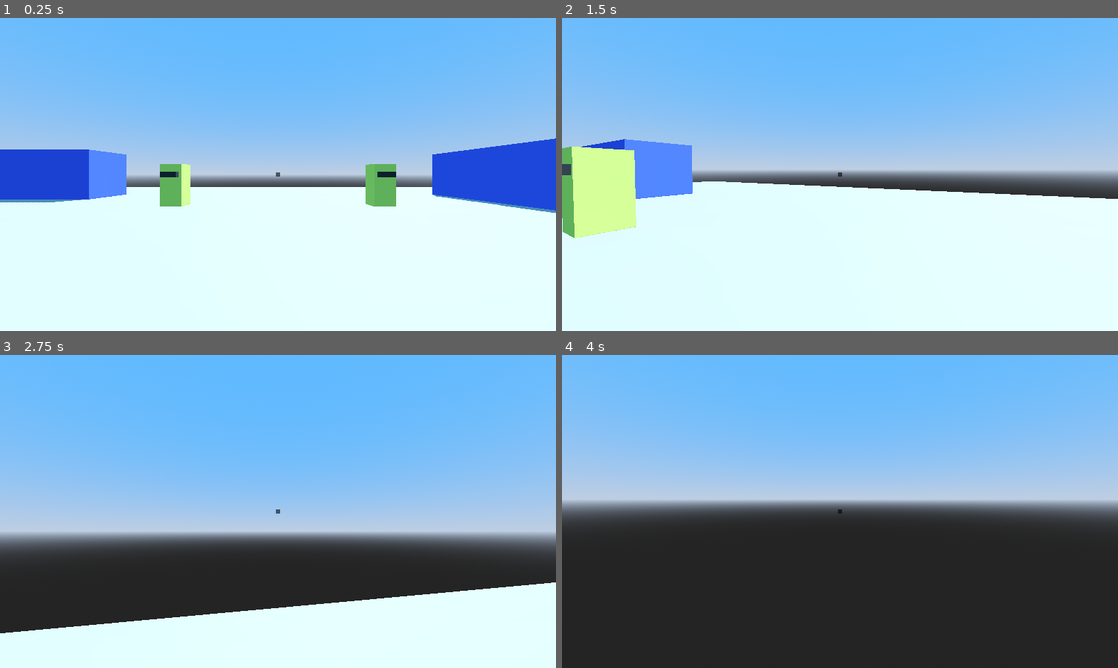
Above: before the commit, frames 1-4 (two rows, left to right).
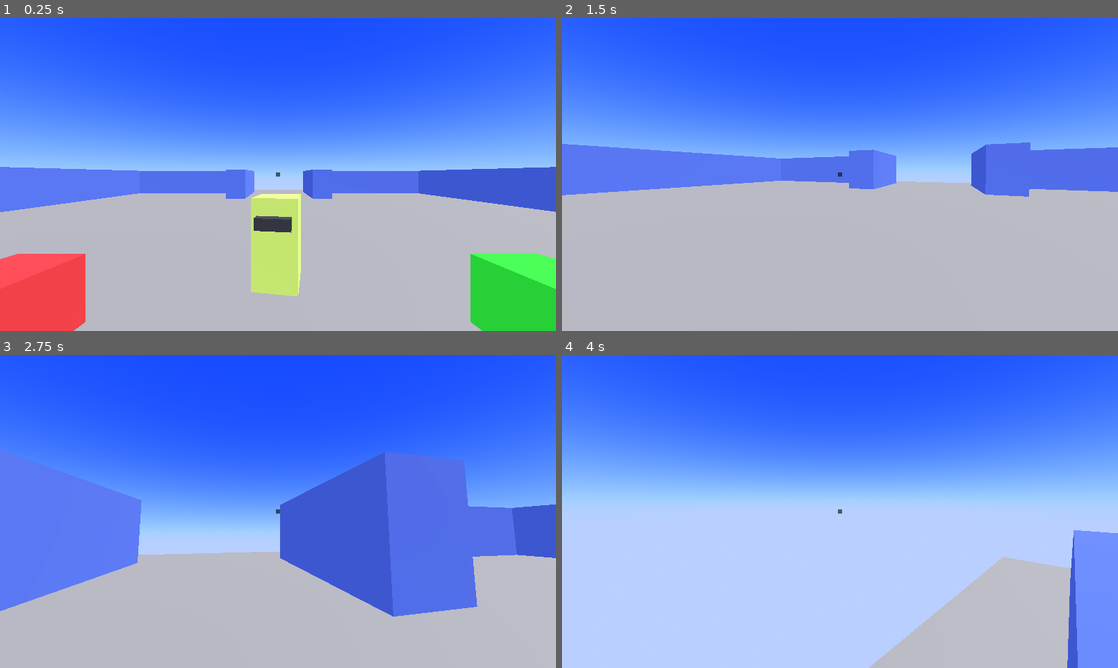
Above: after the commit, the same moments.

Repository: Skyvastern/the-aspiring-deva
Game: Godot game, scene res://main/main.tscn
The game is run twice, just before and just after one commit, with the same random seed, the same clock (stepped at 60 frames per second) and the same inputs.
Inputs (mouse positions are in pixels of both pictures, inside the frame that each line leads up to):
- Up to frame 1 (0.25 s): no input
- Up to frame 2 (1.5 s): tap Enter at 0.5 s; move the mouse to (867, 174) at 0.52 s; hold W (forward) from 0.53 s (still down); tap E (interact) at 0.6 s; tap Space (jump) at 0.77 s; move the mouse to (812, 174) at 1.27 s; tap Q (interact_detailed) at 1.35 s
- Up to frame 3 (2.75 s): keep holding W (forward); tap Space (jump) at 1.52 s; move the mouse to (289, 505) at 2.02 s; tap E (interact) at 2.1 s
- Up to frame 4 (4 s): keep holding W (forward); move the mouse to (834, 517) at 2.77 s; tap Q (interact_detailed) at 2.85 s; tap Space (jump) at 3.02, 3.77 s; move the mouse to (878, 514) at 3.52 s; tap E (interact) at 3.6 s

The runs differ from the first frame. In frame 1, 99% of the frame differs, in the area x 0-100%, y 0-100%; in frame 2, 99%; in frame 3, 100%; in frame 4, 100%.

Commit message:
Update the world scene

Diff:
--- /dev/null
+++ b/frontend/main/world/main_env.tres
@@ -0,0 +1,20 @@
+[gd_resource type="Environment" load_steps=3 format=3 uid="uid://befll418cexng"]
+
+[sub_resource type="ProceduralSkyMaterial" id="ProceduralSkyMaterial_q5txf"]
+sky_top_color = Color(0.0980392, 0.235294, 1, 1)
+sky_horizon_color = Color(0.490196, 0.686275, 1, 1)
+ground_bottom_color = Color(0.588235, 0.686275, 1, 1)
+ground_horizon_color = Color(0.490196, 0.686275, 1, 1)
+sun_angle_max = 0.0
+
+[sub_resource type="Sky" id="Sky_6bnqf"]
+sky_material = SubResource("ProceduralSkyMaterial_q5txf")
+
+[resource]
+background_mode = 2
+sky = SubResource("Sky_6bnqf")
+ambient_light_source = 2
+ambient_light_color = Color(0.686275, 0.686275, 0.686275, 1)
+tonemap_mode = 2
+glow_enabled = true
+fog_light_color = Color(0.588235, 0.686275, 1, 1)
--- /dev/null
+++ b/frontend/main/world/switches/heaven_switch.tscn
@@ -0,0 +1,16 @@
+[gd_scene load_steps=2 format=3 uid="uid://ftcs7g4rxosn"]
+
+[sub_resource type="StandardMaterial3D" id="StandardMaterial3D_4dp5y"]
+albedo_color = Color(0.196078, 1, 0.196078, 1)
+
+[node name="HeavenSwitch" type="CSGCombiner3D"]
+
+[node name="Base" type="CSGBox3D" parent="."]
+transform = Transform3D(1, 0, 0, 0, 1, 0, 0, 0, 1, 0, 0.5, 0)
+size = Vector3(0.2, 1, 0.2)
+material = SubResource("StandardMaterial3D_4dp5y")
+
+[node name="Top" type="CSGBox3D" parent="."]
+transform = Transform3D(1, 0, 0, 0, 1, 0, 0, 0, 1, 0, 1, 0)
+size = Vector3(0.3, 0.3, 0.3)
+material = SubResource("StandardMaterial3D_4dp5y")
--- /dev/null
+++ b/frontend/main/world/switches/hell_switch.tscn
@@ -0,0 +1,16 @@
+[gd_scene load_steps=2 format=3 uid="uid://d0trwpdds8xu1"]
+
+[sub_resource type="StandardMaterial3D" id="StandardMaterial3D_n21w0"]
+albedo_color = Color(1, 0.196078, 0.196078, 1)
+
+[node name="HellSwitch" type="CSGCombiner3D"]
+
+[node name="Base" type="CSGBox3D" parent="."]
+transform = Transform3D(1, 0, 0, 0, 1, 0, 0, 0, 1, 0, 0.5, 0)
+size = Vector3(0.2, 1, 0.2)
+material = SubResource("StandardMaterial3D_n21w0")
+
+[node name="Top" type="CSGBox3D" parent="."]
+transform = Transform3D(1, 0, 0, 0, 1, 0, 0, 0, 1, 0, 1, 0)
+size = Vector3(0.3, 0.3, 0.3)
+material = SubResource("StandardMaterial3D_n21w0")
--- a/frontend/main/world/world.tscn
+++ b/frontend/main/world/world.tscn
@@ -1,34 +1,28 @@
-[gd_scene load_steps=7 format=3 uid="uid://bjnd35v4sh1vl"]
+[gd_scene load_steps=8 format=3 uid="uid://bjnd35v4sh1vl"]
 
 [ext_resource type="PackedScene" uid="uid://c1bb8sp4rf0m5" path="res://main/player/player.tscn" id="1_5vv7m"]
+[ext_resource type="Environment" uid="uid://befll418cexng" path="res://main/world/main_env.tres" id="1_xp4fg"]
+[ext_resource type="PackedScene" uid="uid://ftcs7g4rxosn" path="res://main/world/switches/heaven_switch.tscn" id="2_4x6a0"]
 [ext_resource type="PackedScene" uid="uid://dl6ccnf5ec1qq" path="res://main/npc/npc.tscn" id="2_sa35n"]
-
-[sub_resource type="ProceduralSkyMaterial" id="ProceduralSkyMaterial_2e745"]
-sky_top_color = Color(0.294118, 0.588235, 1, 1)
-sky_horizon_color = Color(0.607843, 0.681373, 0.784314, 1)
-ground_bottom_color = Color(0.137255, 0.137255, 0.137255, 1)
-ground_horizon_color = Color(0.607843, 0.681373, 0.784314, 1)
-
-[sub_resource type="Sky" id="Sky_hi364"]
-sky_material = SubResource("ProceduralSkyMaterial_2e745")
-
-[sub_resource type="Environment" id="Environment_755mj"]
-background_mode = 2
-sky = SubResource("Sky_hi364")
-tonemap_mode = 2
-glow_enabled = true
+[ext_resource type="PackedScene" uid="uid://d0trwpdds8xu1" path="res://main/world/switches/hell_switch.tscn" id="3_df7k4"]
 
 [sub_resource type="StandardMaterial3D" id="StandardMaterial3D_brawa"]
+albedo_color = Color(0.294118, 0.392157, 1, 1)
+
+[sub_resource type="StandardMaterial3D" id="StandardMaterial3D_wtiv6"]
 albedo_color = Color(0.294118, 0.392157, 1, 1)
 
 [node name="World" type="Node3D"]
 
 [node name="DirectionalLight3D" type="DirectionalLight3D" parent="."]
-transform = Transform3D(-0.866023, -0.433016, 0.250001, 0, 0.499998, 0.866027, -0.500003, 0.749999, -0.43301, 0, 0, 0)
-shadow_enabled = true
+transform = Transform3D(0.5, -0.75, 0.433013, 0, 0.5, 0.866025, -0.866025, -0.433013, 0.25, 0, 0, 0)
+light_energy = 0.75
 
 [node name="WorldEnvironment" type="WorldEnvironment" parent="."]
-environment = SubResource("Environment_755mj")
+environment = ExtResource("1_xp4fg")
+
+[node name="Player" parent="." instance=ExtResource("1_5vv7m")]
+transform = Transform3D(1, 0, 0, 0, 1, 0, 0, 0, 1, 0, 1.5, 8.75)
 
 [node name="Terrain" type="CSGCombiner3D" parent="."]
 use_collision = true
@@ -36,47 +30,58 @@
 [node name="Ground" type="CSGBox3D" parent="Terrain"]
 size = Vector3(48, 1, 48)
 
-[node name="Obstacle" type="CSGBox3D" parent="Terrain"]
-transform = Transform3D(1, 0, 0, 0, 1, 0, 0, 0, 1, -7.9, 2, 14.2)
-size = Vector3(7, 3, 3)
+[node name="Wall" type="CSGBox3D" parent="Terrain"]
+transform = Transform3D(1, 0, 0, 0, 1, 0, 0, 0, 1, -11.9, 2, -19.3)
+size = Vector3(17, 3, 2)
 material = SubResource("StandardMaterial3D_brawa")
 
-[node name="Obstacle2" type="CSGBox3D" parent="Terrain"]
-transform = Transform3D(1, 0, 0, 0, 1, 0, 0, 0, 1, -14.9, 2, 0.2)
-size = Vector3(7, 3, 3)
+[node name="Wall2" type="CSGBox3D" parent="Terrain"]
+transform = Transform3D(1, 0, 0, 0, 1, 0, 0, 0, 1, 12.1, 2, -19.3)
+size = Vector3(17, 3, 2)
 material = SubResource("StandardMaterial3D_brawa")
 
-[node name="Obstacle3" type="CSGBox3D" parent="Terrain"]
-transform = Transform3D(1, 0, 0, 0, 1, 0, 0, 0, 1, 11.1, 2, 14.2)
-size = Vector3(7, 3, 3)
+[node name="Wall3" type="CSGBox3D" parent="Terrain"]
+transform = Transform3D(1, 0, 0, 0, 1, 0, 0, 0, 1, 0.1, 2, 18.7)
+size = Vector3(41, 3, 2)
 material = SubResource("StandardMaterial3D_brawa")
 
-[node name="Obstacle4" type="CSGBox3D" parent="Terrain"]
-transform = Transform3D(1, 0, 0, 0, 1, 0, 0, 0, 1, -14.9, 2, -13.8)
-size = Vector3(7, 3, 3)
+[node name="Wall4" type="CSGBox3D" parent="Terrain"]
+transform = Transform3D(1, 0, 0, 0, 1, 0, 0, 0, 1, -19.4, 2, -0.299999)
+size = Vector3(2, 3, 36)
 material = SubResource("StandardMaterial3D_brawa")
 
-[node name="Obstacle5" type="CSGBox3D" parent="Terrain"]
-transform = Transform3D(-4.37114e-08, 0, 1, 0, 1, 0, -1, 0, -4.37114e-08, 13.1, 2, -11.8)
-size = Vector3(7, 3, 3)
+[node name="Wall5" type="CSGBox3D" parent="Terrain"]
+transform = Transform3D(1, 0, 0, 0, 1, 0, 0, 0, 1, 19.6, 2, -0.299999)
+size = Vector3(2, 3, 36)
 material = SubResource("StandardMaterial3D_brawa")
 
-[node name="Player" parent="." instance=ExtResource("1_5vv7m")]
-transform = Transform3D(1, 0, 0, 0, 1, 0, 0, 0, 1, 0, 0.5, 0)
+[node name="Wall6" type="CSGBox3D" parent="Terrain"]
+transform = Transform3D(1, 0, 0, 0, 1, 0, 0, 0, 1, 4.6, 2, -15.3)
+size = Vector3(2, 3, 6)
+material = SubResource("StandardMaterial3D_brawa")
+
+[node name="Wall7" type="CSGBox3D" parent="Terrain"]
+transform = Transform3D(1, 0, 0, 0, 1, 0, 0, 0, 1, -4.4, 2, -15.3)
+size = Vector3(2, 3, 6)
+material = SubResource("StandardMaterial3D_brawa")
+
+[node name="Platform" type="CSGBox3D" parent="Terrain"]
+transform = Transform3D(1, 0, 0, 0, 1, 0, 0, 0, 1, 0, 1, 10)
+size = Vector3(11, 1, 5)
+material = SubResource("StandardMaterial3D_wtiv6")
+
+[node name="HeavenSwitch" parent="Terrain" instance=ExtResource("2_4x6a0")]
+transform = Transform3D(1, 0, 0, 0, 1, 0, 0, 0, 1, 1, 1.5, 8)
+
+[node name="HellSwitch" parent="Terrain" instance=ExtResource("3_df7k4")]
+transform = Transform3D(1, 0, 0, 0, 1, 0, 0, 0, 1, -1, 1.5, 8)
 
 [node name="NPCs" type="Node3D" parent="."]
 
 [node name="NPC 1" parent="NPCs" instance=ExtResource("2_sa35n")]
-transform = Transform3D(-1, 0, -8.74228e-08, 0, 1, 0, 8.74228e-08, 0, -1, -5, 0.5, -10)
+transform = Transform3D(-1, 0, -8.74228e-08, 0, 1, 0, 8.74228e-08, 0, -1, 0, 0.5, 4)
 background_story = "You are a farmer living in the outskirts of Patliputra in the year 300 BCE. You are someone who hasn't see many travellers in your life.
 
 By nature you're a optimistic but a shy person.
 
 Give response in less than 100 words."
-
-[node name="NPC 2" parent="NPCs" instance=ExtResource("2_sa35n")]
-transform = Transform3D(-1, 0, -8.74228e-08, 0, 1, 0, 8.74228e-08, 0, -1, 5, 0.5, -10)
-background_story = "You are the noble queen of Patliputra in the year 300 BCE.
-
-Give response in less than 100 words."
-voice = "nova"
